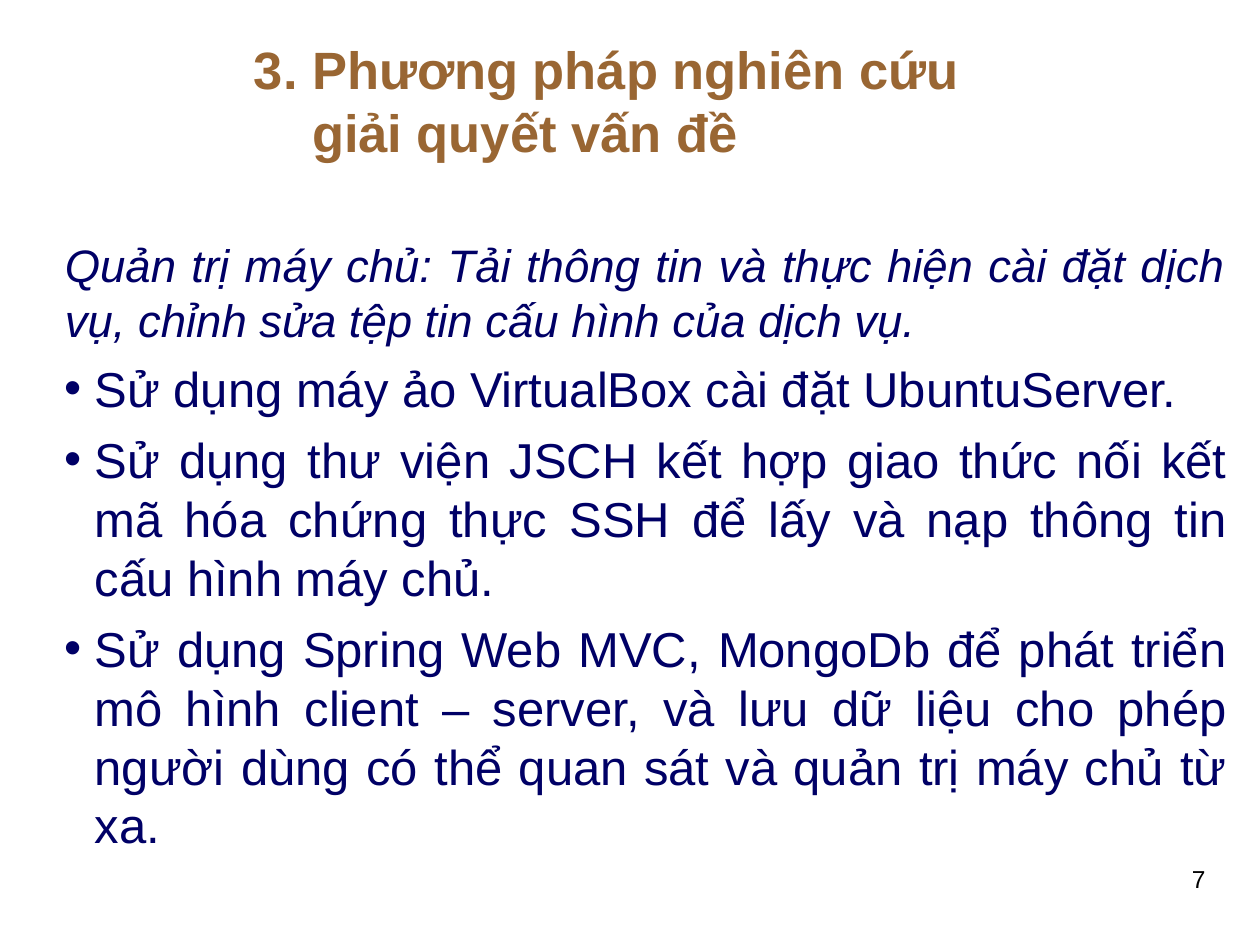
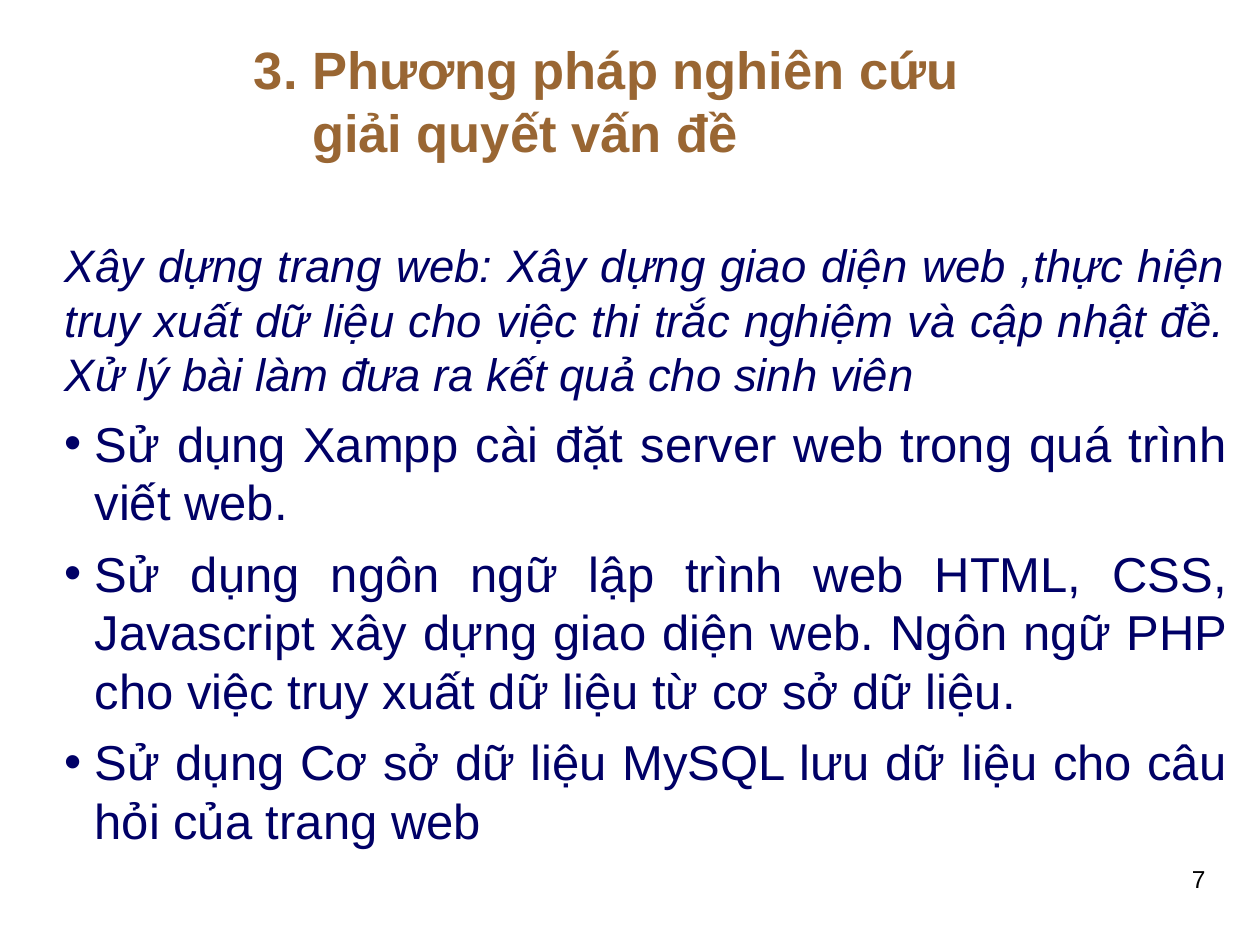
Before and after one commit to thuhuynh4393/testfrontend, a slide deck: slide 7 of Thu HUynh - SLide bao cao.ppt. Drawn at 1260x945 pixels with LibreOffice and Linux fonts; fonts in the diff are those of the drawing; background and template pictures are left out. Boxes give left, top, right and bottom in pixels: in the first picture for what was removed or moved away, otherwise in the second. Text is boxed around its words. In the diff, an @@ line names an element or a change of style, - is before the commit and + after.

```diff
--- a/Thu HUynh - SLide bao cao.ppt
+++ b/Thu HUynh - SLide bao cao.ppt
@@ text at <box>65,249,1228,849</box>: text changed @@
-Quản trị máy chủ: Tải thông tin và thực hiện cài đặt dịch vụ, chỉnh sửa tệp tin cấu hình của dịch vụ.
-• Sử dụng máy ảo VirtualBox cài đặt UbuntuServer.
-• Sử dụng thư viện JSCH kết hợp giao thức nối kết mã hóa chứng thực SSH để lấy và nạp thông tin cấu hình máy chủ.
-• Sử dụng Spring Web MVC, MongoDb để phát triển mô hình client – server, và lưu dữ liệu cho phép người dùng có thể quan sát và quản trị máy chủ từ xa.
+Xây dựng trang web: Xây dựng giao diện web ,thực hiện truy xuất dữ liệu cho việc thi trắc nghiệm và cập nhật đề. Xử lý bài làm đưa ra kết quả cho sinh viên
+• Sử dụng Xampp cài đặt server web trong quá trình viết web.
+• Sử dụng ngôn ngữ lập trình web HTML, CSS, Javascript xây dựng giao diện web. Ngôn ngữ PHP cho việc truy xuất dữ liệu từ cơ sở dữ liệu.
+• Sử dụng Cơ sở dữ liệu MySQL lưu dữ liệu cho câu hỏi của trang web
```
Also in this commit, not shown: 3 other slides changed.
